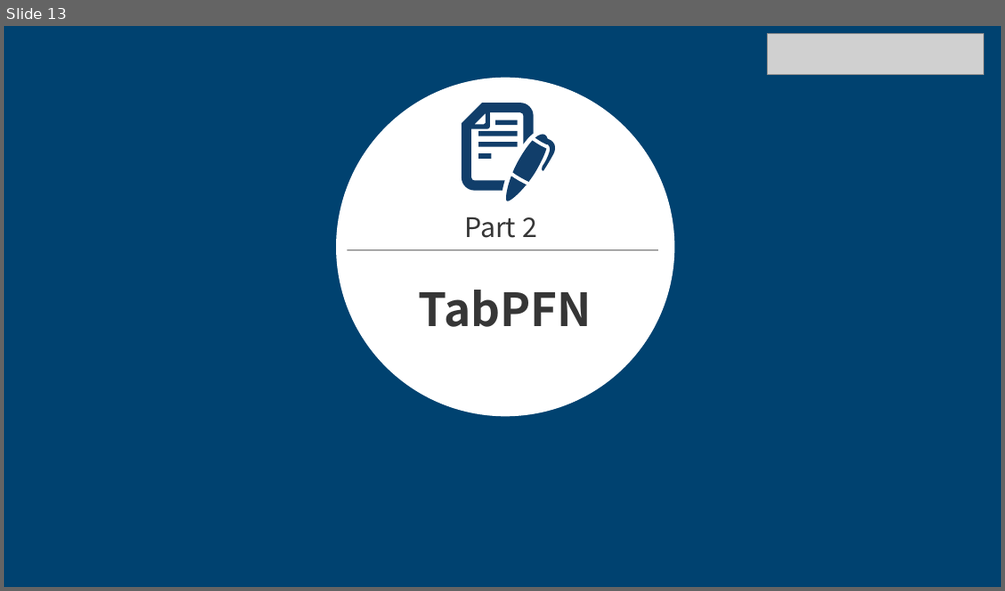
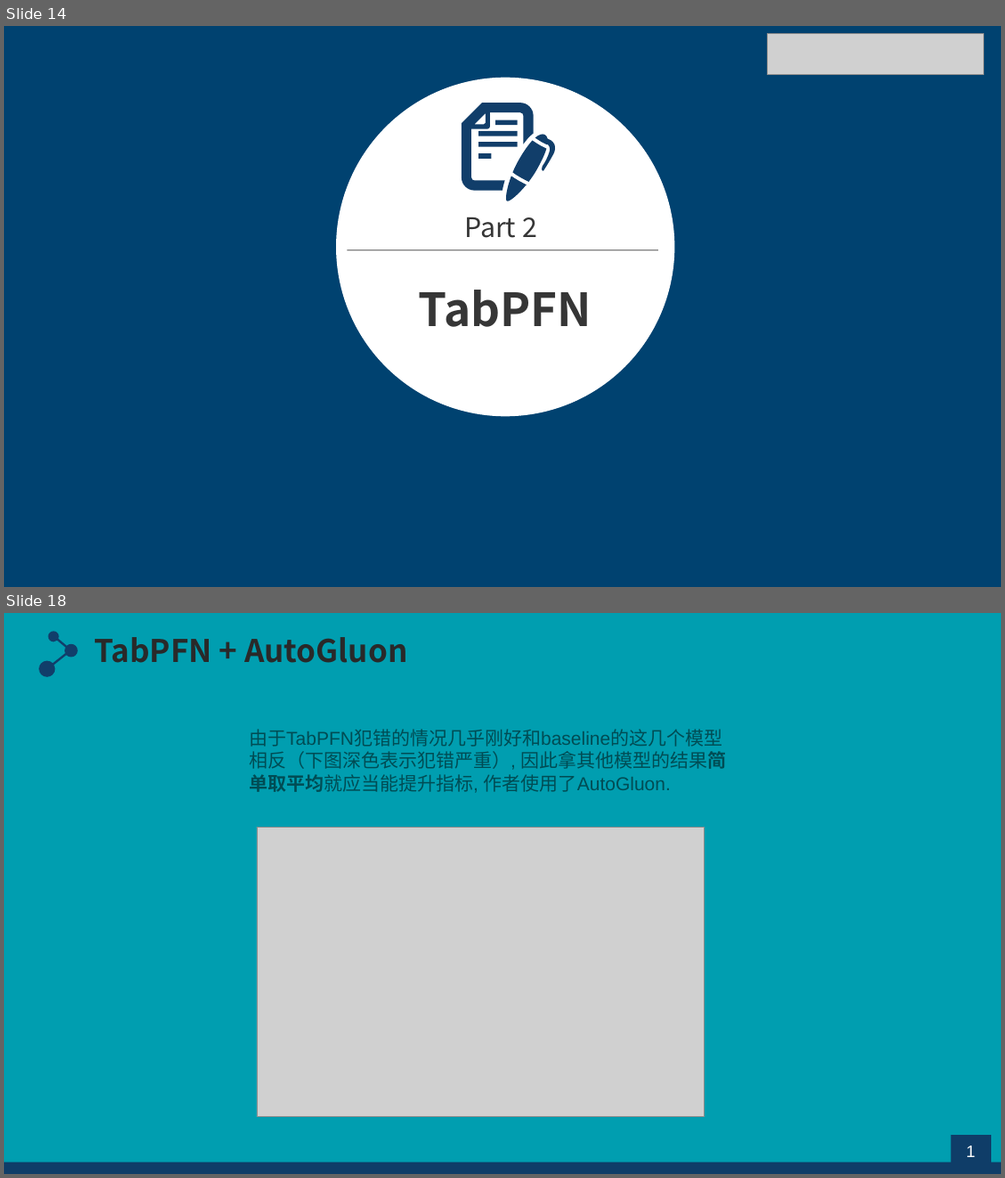
Before and after one commit to Ayana-chan/Obsidian_MyNote, a slide deck: 科研记录/TabPFN报告.pptx. Shown one above the other, each under a label of ours: slide 13 before the commit, slides 14 and 18 after it; the slides between them are not shown. The pictures are 1005x591 and 1005x1178 pixels, drawn with LibreOffice and Linux fonts; fonts in the diff are those of the drawing; grey boxes stand for pictures; background and template pictures are left out. Boxes give left, top, right and bottom in pixels: in the first picture for what was removed or moved away, otherwise in the second. Text is boxed around its words. In the diff, an @@ line names an element or a change of style, - is before the commit and + after.

```diff
--- a/科研记录/TabPFN报告.pptx
+++ b/科研记录/TabPFN报告.pptx
@@ slide 18 added at bbox=[4, 613, 1001, 1174], background picture (left out) @@
@@ freeform shape added at bbox=[39, 631, 78, 676], fill #113E6A @@
@@ text added at bbox=[94, 637, 407, 663], 30 pt, text #292929, bold @@
+TabPFN + AutoGluon
@@ text added at bbox=[249, 729, 727, 793], 18 pt, text #004C54 @@
+由于TabPFN犯错的情况几乎刚好和baseline的这几个模型相反（下图深色表示犯错严重）, 因此拿其他模型的结果简单取平均就应当能提升指标, 作者使用了AutoGluon.
@@ picture added at bbox=[257, 827, 704, 1117] @@
@@ rectangle added at bbox=[951, 1135, 991, 1167], fill #0F3D68 @@
@@ page number added at bbox=[959, 1137, 983, 1165], 16 pt, text #FFFFFF @@
+18
@@ rectangle added at bbox=[4, 1162, 1001, 1174], fill #0F3D68 @@
@@ what was slide 13 is now slide 14 @@
```
Also in this commit, not shown: 1 slide changed, 10 other slides added, 2 slides removed, 10 other files.
